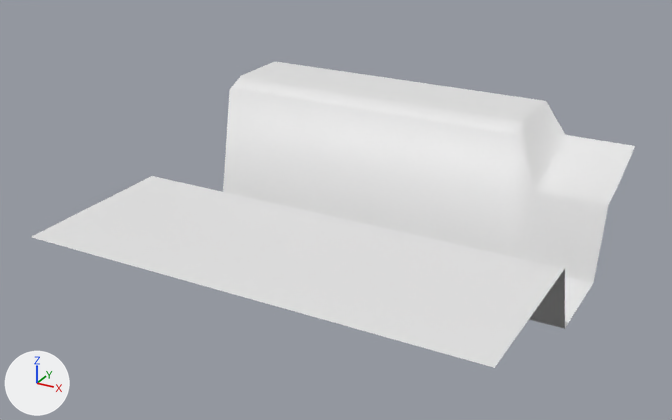
Two versions of the OBJ model models/areas/castle/preview_cobble_-1_2.obj, one commit apart.
Before and after are seen from a 50 mm camera at (7.6, -84.3, 13.2) aimed at (-10.9, -50.7, -3.6). The lights are fixed; the arrows at lower left show +X, +Y and +Z. The first picture is the older version. Where no turn or scale is listed for an object, it has been applied to the vertices. Vertices at exactly the same position are counted once.

The first picture shows 'preview_cobble_-1_2'.
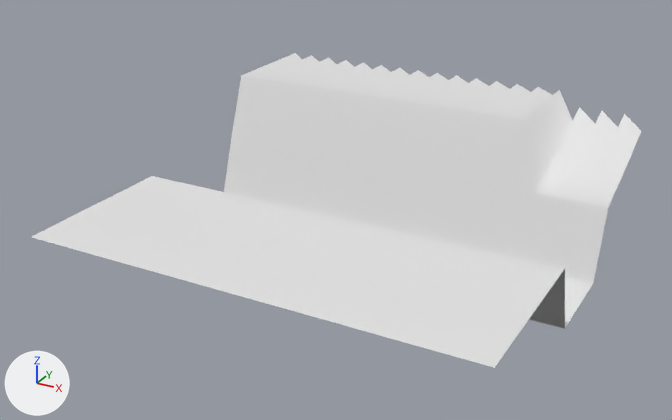
The newer file is also turned or shifted as a whole; pictures and numbers use the older file's frame.

Pixel boxes [x1, y1, x2, y2] of what changed, in the pictures (672 x 420 px; the box of a moved part takes in the faces that stretch with it):
```json
{"object": "preview_cobble_-1_2", "change": "reshaped", "before": [32, 62, 635, 368], "after": [32, 53, 641, 368]}
{"part": 1, "of": "me_preview_cobble__1_2", "change": "added", "after": [275, 53, 641, 146]}
{"part": 2, "of": "me_preview_cobble__1_2", "change": "moved or reshaped", "before": [223, 76, 615, 283], "after": [224, 76, 615, 283]}
```

The change, as JSON lines over the scene's bpy script:
```json
{"block": "me_preview_cobble__1_2", "where": "# used by ob_preview_cobble__1_2; location = (0.0, 0.0, 0.0)"}
{"op": "remove", "block": "me_preview_cobble__1_2", "code": "me_preview_cobble__1_2.from_pydata(...)  # 342 vertices, 612 faces; spans x -19.8..0.0, y -60.3..-41.6, z -6.2..0.0"}
{"op": "add", "block": "me_preview_cobble__1_2", "code": "me_preview_cobble__1_2.from_pydata(...)  # 379 vertices, 666 faces; spans x -19.8..0.0, y -60.3..-39.4, z -6.2..0.0"}
{"block": "me_preview_cobble__1_2", "change": "me_preview_cobble__1_2 part 1"}
{"block": "me_preview_cobble__1_2", "change": "7 vertices are added at x -3.3..0.0, y -40.5..-39.4, z -1.1..-0.7"}
{"block": "me_preview_cobble__1_2", "change": "15 new vertices lie (0.0, 1.1, 0.0) away from vertices in x -19.8..-4.4, y -41.6, z 0.0"}
{"block": "me_preview_cobble__1_2", "change": "15 new vertices lie (0.0, 1.1, 0.0) away from vertices in x -19.8..-4.4, y -40.5, z 0.0"}
{"block": "me_preview_cobble__1_2", "change": "54 new faces join them"}
{"block": "me_preview_cobble__1_2", "change": "me_preview_cobble__1_2 part 2"}
{"block": "me_preview_cobble__1_2", "change": "15 vertices in x -19.8..-4.4, y -46.0, z -0.5 move by (0.0, 0.0, -2.5)"}
{"block": "me_preview_cobble__1_2", "change": "4 vertices in x -3.3..0.0, y -46.0, z -2.9 move by (0.0, 0.0, -0.1)"}
```
